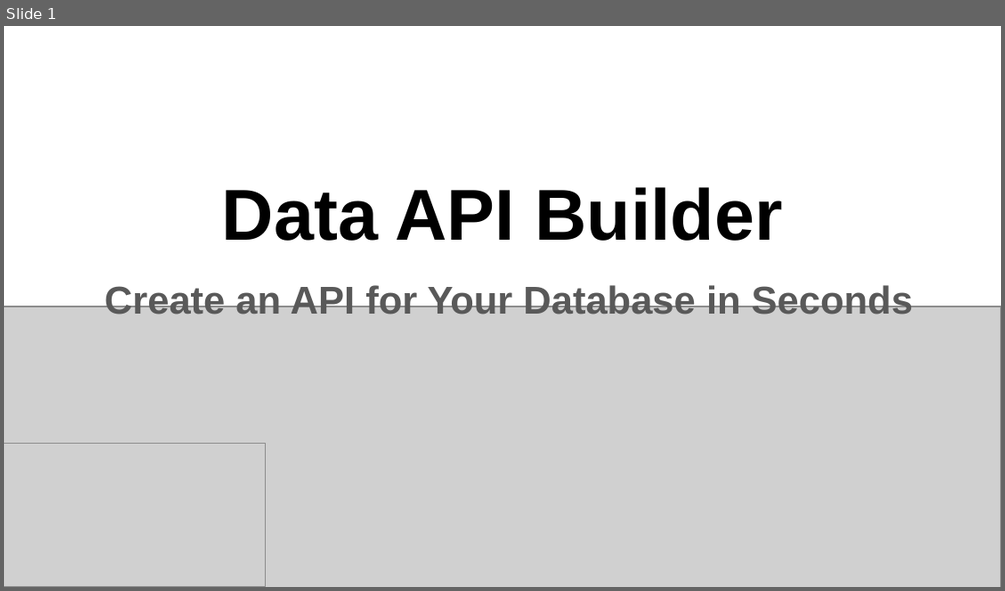
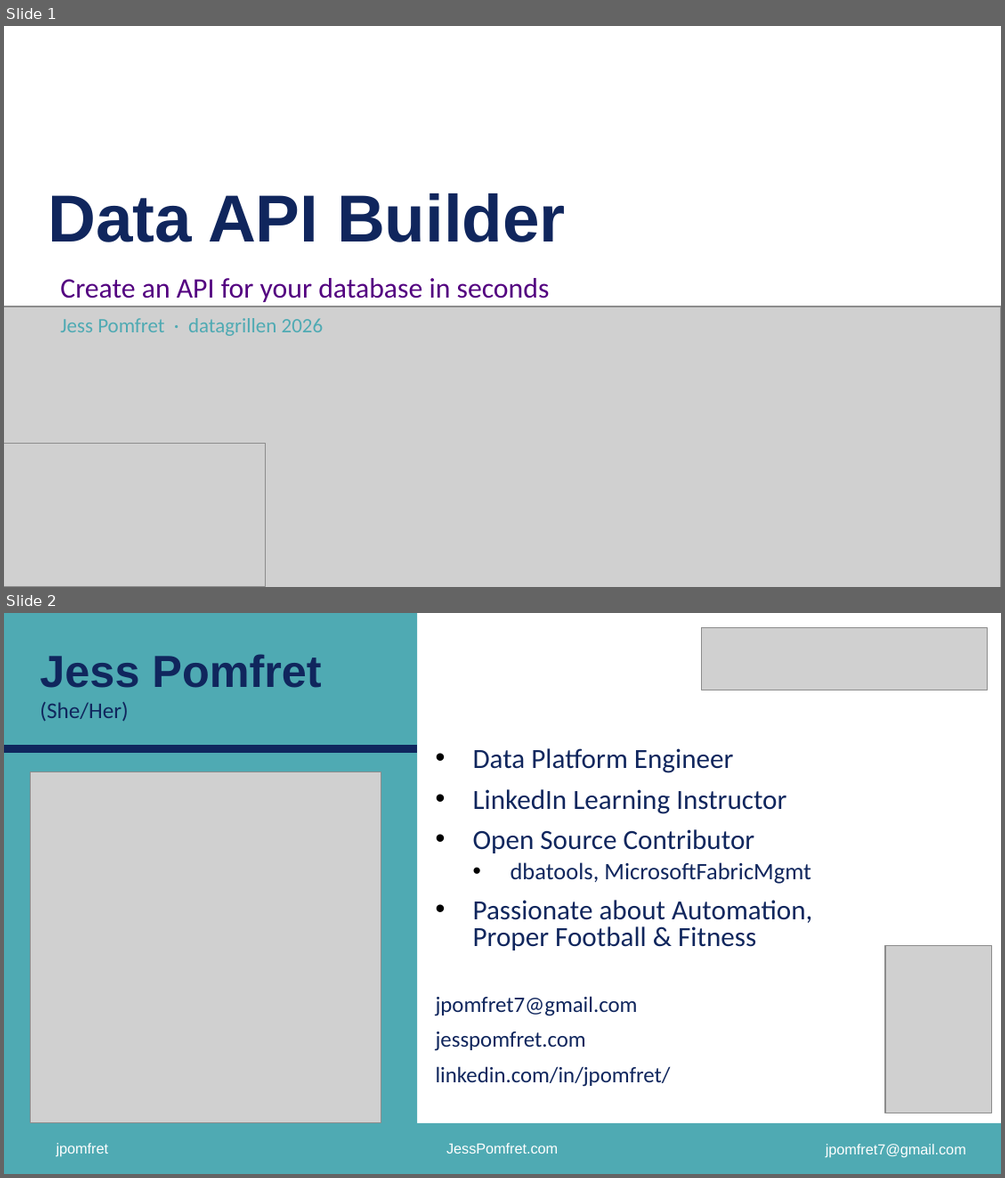
Before and after one commit to jpomfret/dab-presentation, a slide deck: Pomfret - dab - grillen.pptx. Shown one above the other, each under a label of ours: slide 1 before the commit, slides 1 and 2 after it. The pictures are 1005x591 and 1005x1178 pixels, drawn with LibreOffice and Linux fonts; fonts in the diff are those of the drawing; grey boxes stand for pictures; background and template pictures are left out. Boxes give left, top, right and bottom in pixels: in the first picture for what was removed or moved away, otherwise in the second. Text is boxed around its words. In the diff, an @@ line names an element or a change of style, - is before the commit and + after.

```diff
--- a/Pomfret - dab - grillen.pptx
+++ b/Pomfret - dab - grillen.pptx
@@ slide 2 added at box(4, 613, 1001, 1174), background #FFFFFF @@
@@ rectangle added at box(4, 613, 418, 1168), fill #4FAAB3 @@
@@ picture added at box(702, 628, 987, 690) @@
@@ title added at box(40, 654, 321, 721), 32.4 pt, text #10265D, bold @@
+Jess Pomfret
+(She/Her)
@@ line added from (4, 748) to (418, 748), #10265D 6 pt @@
@@ picture added at box(30, 771, 380, 1122) @@
@@ text added at box(436, 748, 812, 1086), 20 pt, text #10265D @@
+• Data Platform Engineer
+• LinkedIn Learning Instructor
+• Open Source Contributor
+  • dbatools, MicrosoftFabricMgmt
+• Passionate about Automation, Proper Football & Fitness
+jpomfret7@gmail.com
+jesspomfret.com
+linkedin.com/in/jpomfret/
@@ picture added at box(885, 945, 991, 1112) @@
@@ rectangle added at box(4, 1122, 1001, 1173), fill #4FAAB3 @@
@@ text added at box(57, 1143, 109, 1157), 10.5 pt, text #FFFFFF @@
+jpomfret
@@ text added at box(446, 1143, 558, 1153), 10.5 pt, text #FFFFFF @@
+JessPomfret.com
@@ text added at box(825, 1143, 966, 1158), 10.5 pt, text #FFFFFF @@
+jpomfret7@gmail.com
@@ slide 1 changed as well @@
@@ title "Data API Builder" at box(48, 193, 566, 242): size 52 to 48 pt, text colour #000000 to #10265D; alignment centre to left @@
@@ subtitle at box(60, 278, 550, 336): text changed; size 28 to 20.4 pt; font Arial to Calibri; text colour #595959 to #530080; bold off @@
-Create an API for Your Database in Seconds
+Create an API for your database in seconds
+Jess Pomfret · datagrillen 2026
```
Also in this commit, not shown: 49 other slides added, 10 slides removed, 13 other files.
